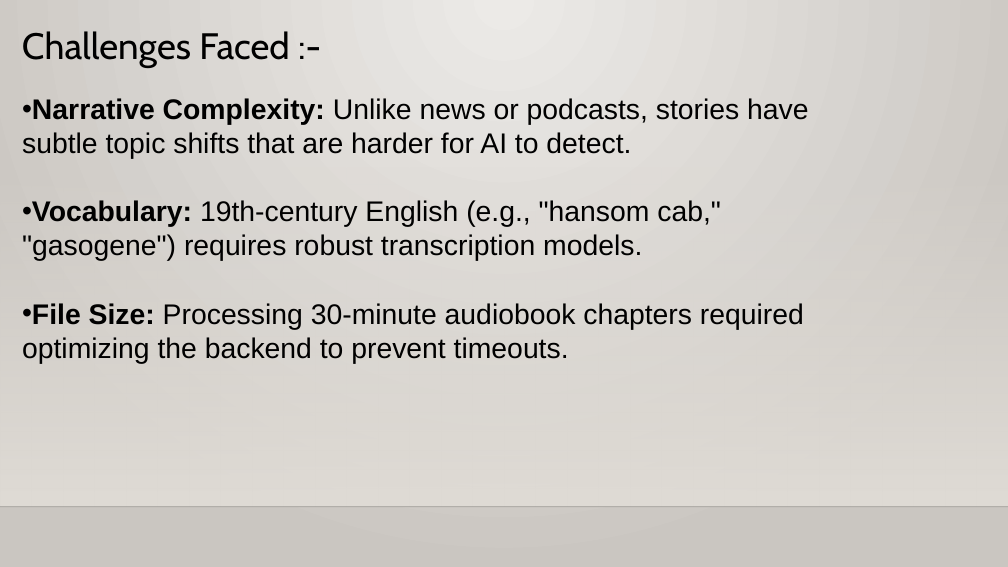
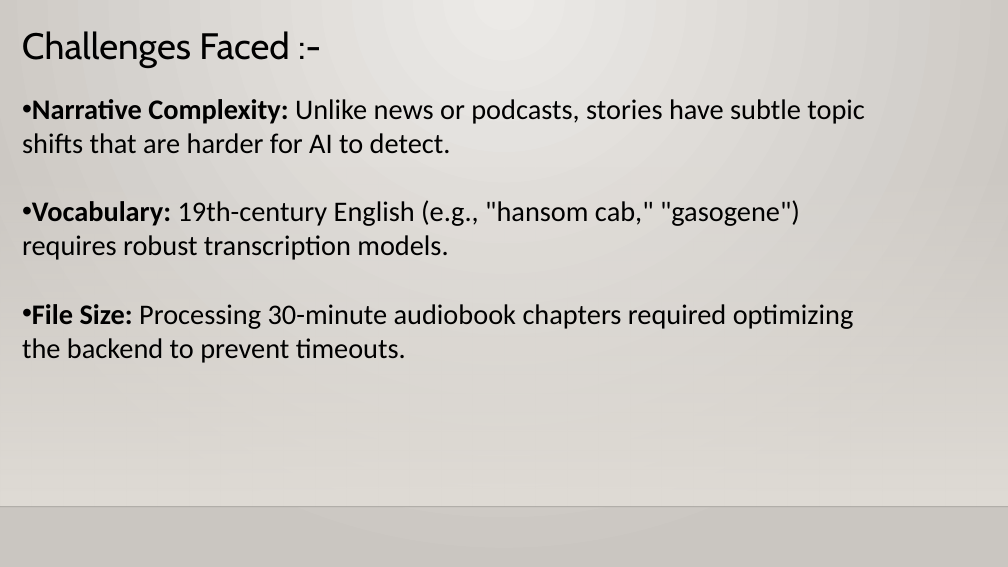
Before and after one commit to Sivashalinimurugesan/Automated-Podcast-Transcription-and-Topic-Segmentation, a slide deck: slide 9 of AI Podcast Transcription.pptx (slide 8 before the commit). Drawn at 1008x567 pixels with LibreOffice and Linux fonts; fonts in the diff are those of the drawing; background and template pictures are left out. Boxes give left, top, right and bottom in pixels: in the first picture for what was removed or moved away, otherwise in the second. Text is boxed around its words. In the diff, an @@ line names an element or a change of style, - is before the commit and + after.

```diff
--- a/AI Podcast Transcription.pptx
+++ b/AI Podcast Transcription.pptx
@@ text "Narrative Complexity: Unlike news or ..." at (x1=22, y1=99, x2=865, y2=363): font Arial to Calibri @@
```
Also in this commit, not shown: 10 other slides changed, 1 slide added.
